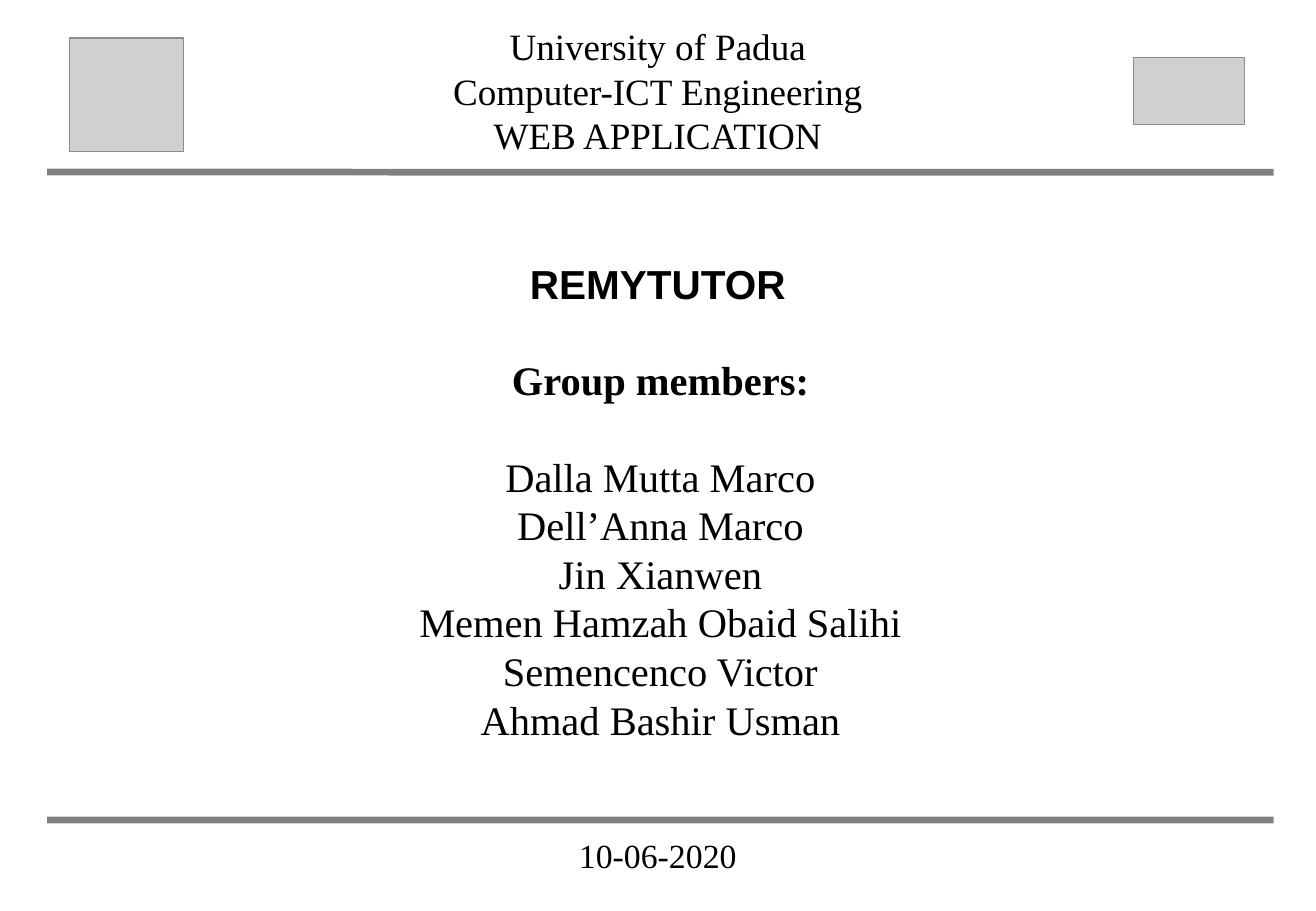
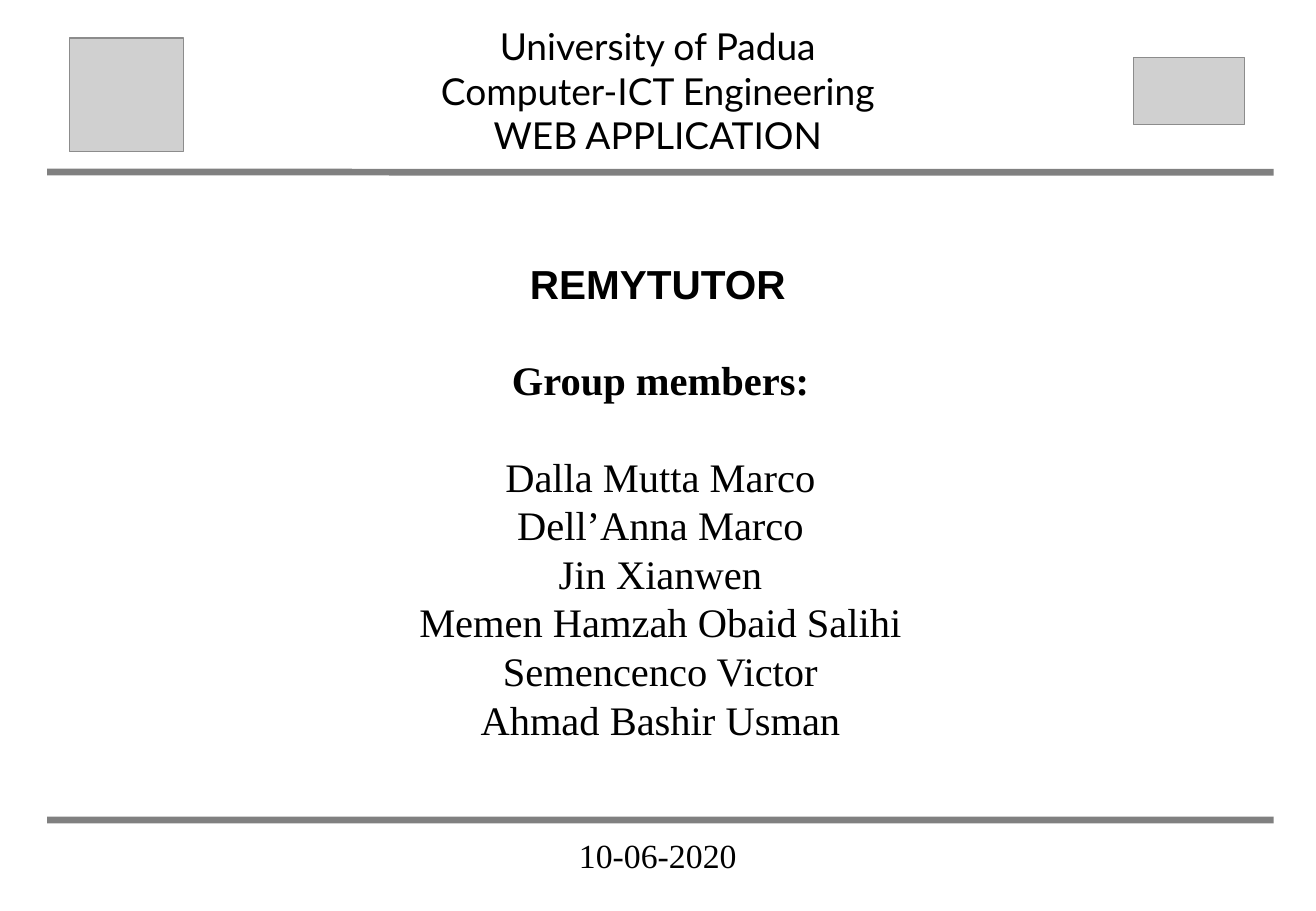
Before and after one commit to abahmadb/Web-Applications, a slide deck: slide 1 of HW2-RemuTutor-2019-2020 - Jin.ppt. Drawn at 1316x911 pixels with LibreOffice and Linux fonts; fonts in the diff are those of the drawing; grey boxes stand for pictures. Boxes give left, top, right and bottom in pixels: in the first picture for what was removed or moved away, otherwise in the second. Text is boxed around its words. In the diff, an @@ line names an element or a change of style, - is before the commit and + after.

```diff
--- a/HW2-RemuTutor-2019-2020 - Jin.ppt
+++ b/HW2-RemuTutor-2019-2020 - Jin.ppt
@@ text "University of Padua": place and size @@
-text "University of Padua" at <box>453,34,862,150</box>
+text "University of Padua" at <box>441,32,875,150</box>
@@ text "University of Padua" at <box>441,32,875,150</box>: font Times New Roman to Lato @@
```
Also in this commit, not shown: 5 other slides changed, 6 slides removed, 29 other files.
